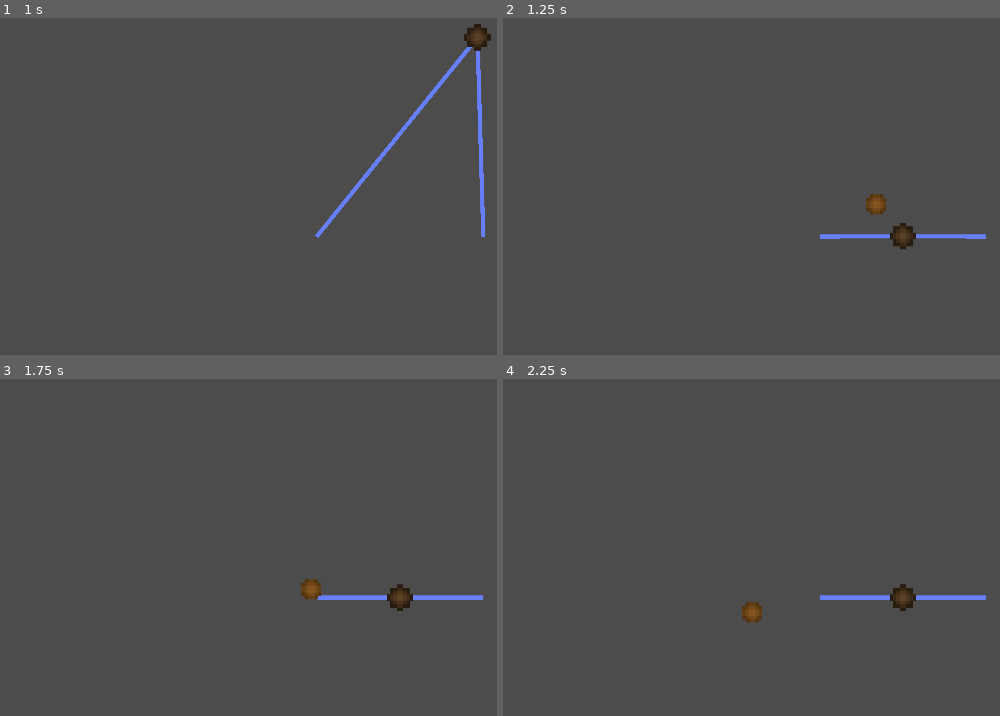
Above: before the commit, frames 1-4 (two rows, left to right).
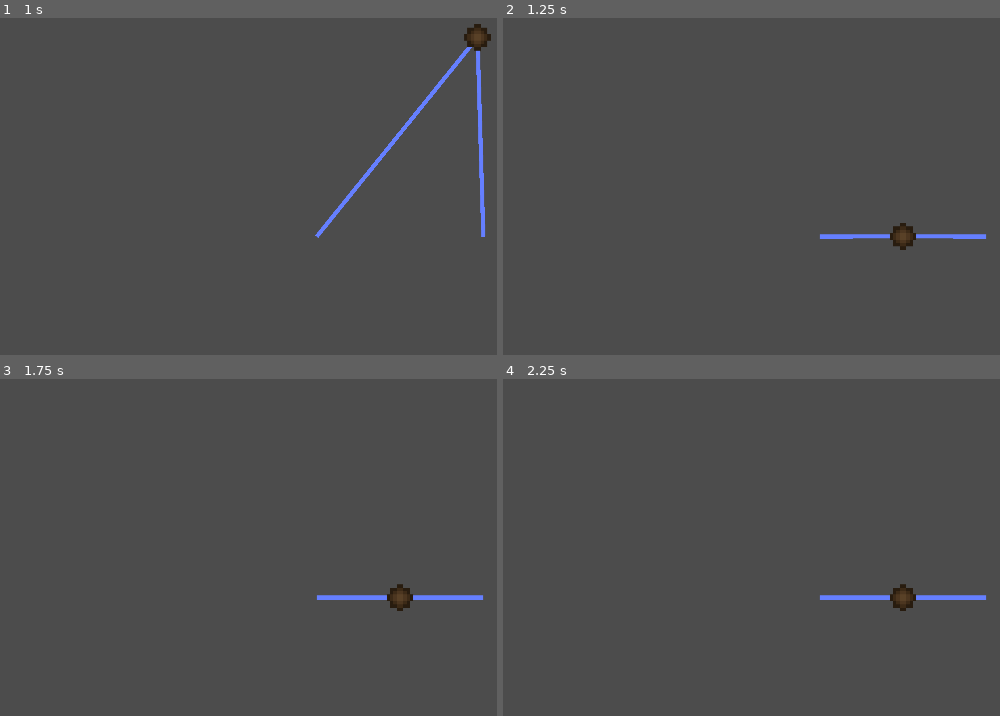
Above: after the commit, the same moments.

Repository: henryTschudy/AnglersDeep
Game: Godot game, scene res://scenes/slingshot_scene.tscn
Two runs of this game, one before a commit and one after it. Both use one fixed random seed, a clock stepped at 60 frames per second and the inputs below. This scene is started directly instead of the project's main scene.
Inputs (mouse positions are in pixels of both pictures, inside the frame that each line leads up to):
- Up to frame 1 (1 s): tap Enter at 0.5 s; drag from (397, 237) to (482, 31) at 0.52 s
- Up to frame 2 (1.25 s): no input
- Up to frame 3 (1.75 s): drag from (238, 513) to (357, 581) at 1.27 s
- Up to frame 4 (2.25 s): move the mouse to (985, 392) at 2.02 s; hold D (move_right) from 2.03 s (still down); hold Space (move_stop) from 2.03 s (still down); click (985, 392) at 2.17 s

Frame 1 is identical in both runs. In frame 2, 0.2% of the frame differs, in the area x 67-94%, y 52-69%; in frame 3, 0.2%; in frame 4, 0.2%.

Commit message:
fixed slingshot projectile
- Made the slingshot's projectile a sibling node instead of a child, so its movement is independent of the slingshot
- Reworked projectile movement logic
- Added drag to the projectile, so it slows down after launch
- Made projectile reset on drag

Diff:
--- a/scenes/slingshot_scene.tscn
+++ b/scenes/slingshot_scene.tscn
@@ -33,12 +33,14 @@
 [node name="slingshot_handle_collision_shape" type="CollisionShape2D" parent="slingshot"]
 shape = SubResource( 1 )
 
-[node name="projectile" type="KinematicBody2D" parent="slingshot"]
-position = Vector2( 0, -100 )
+[node name="projectile" type="KinematicBody2D" parent="."]
+position = Vector2( 960, 696 )
+collision_layer = 2
+collision_mask = 2
 
-[node name="projectile_sprite" type="Sprite" parent="slingshot/projectile"]
+[node name="projectile_sprite" type="Sprite" parent="projectile"]
 scale = Vector2( 8, 8 )
 texture = ExtResource( 1 )
 
-[node name="projectile_collision_shape" type="CollisionShape2D" parent="slingshot/projectile"]
+[node name="projectile_collision_shape" type="CollisionShape2D" parent="projectile"]
 shape = SubResource( 2 )
--- a/scripts/slingshot_handle.gd
+++ b/scripts/slingshot_handle.gd
@@ -6,54 +6,63 @@
 var RETURN_SPEED = 18
 var CORD_DISTANCE = 200
 var MOMENTUM_MULT = 1.5
-var PROJECTILE_SPEED_DIVISOR = 5
+var PROJECTILE_SPEED_DIVISOR = 0.5
+var PROJECTILE_DRAG = 0.025 #how quickly the projectile slows down after launch
 
 var being_dragged = false
 var movement = Vector2(0,0)
 var projectile_movement = Vector2(0,0)
 var projectile_target_position = Vector2(0,0)
-var base_position
+var base_position #initial position of the projectile, target, and slingshot sprite
 var last_vector = Vector2(0,0)
 var can_throw_projectile = true;
 var being_thrown = false
 
 onready var cord = get_node("cord")
 onready var target = get_node("target")
-onready var projectile = get_node("projectile")
+onready var projectile = get_parent().get_node("projectile")
 
-# Called when the node enters the scene tree for the first time.
+## Called when the node enters the scene tree for the first time.
 func _ready():
 	set_pickable(true) #allows object to detect mouse entering and exiting, should be true by default, this is here for clarity
-	base_position = global_position
+	base_position = position
 	target.visible = false
 	projectile.visible = false
+
+#func _input(event):
+#	if event is InputEventMouseButton:
+#		if event.button_index == BUTTON_LEFT and not event.pressed:
+#			being_dragged = false
 
 func _input_event(_viewport, event, _shape_idx): #for mouse events that specifically involve this object
 	if event is InputEventMouseButton:
 		if event.button_index == BUTTON_LEFT:
 			being_dragged = event.pressed
 
-func _input(event):
-	if event is InputEventMouseButton:
-		if event.button_index == BUTTON_LEFT and not event.pressed:
-			being_dragged = false
-
 func _physics_process(_delta):
 	if being_dragged:
+		#move slingshot to cursor
 		var new_position = get_viewport().get_mouse_position()
 		movement = DRAG_SPEED*(new_position - position)
+
+		#maybe delete later, resets projectile on drag
+		projectile.visible = false
+		projectile.position = base_position
+
 	else:
 		var momentum = MOMENTUM_MULT*last_vector
 		var direction = (base_position-position)  #not normalized, this is intentional
-		if (direction.length() < 0.1): #rounding down to prevent horrible bugs, not sure if necessary
+
+		if (direction.length() < 0.01): #rounding down to prevent horrible bugs, not sure if necessary
 			direction = Vector2(0,0)
 			momentum = Vector2(0,0)
-		var changed_direction = (last_vector + direction).length() < last_vector.length() + direction.length()
-		if (changed_direction && !projectile.visible):
+
+#		var changed_direction = (last_vector + direction).length() < last_vector.length() + direction.length()
+
+		#only launch projectile if the slingshot's been interacted with
+		if (!projectile.visible and position != base_position):
 			projectile.visible = true
-			projectile_target_position = target.position
-			projectile_movement = (target.position - base_position)/PROJECTILE_SPEED_DIVISOR
-			print("butt")
+			projectile_movement = (target.position)/PROJECTILE_SPEED_DIVISOR
 		last_vector = direction
 		movement = RETURN_SPEED*(direction + momentum)
 
@@ -64,18 +73,70 @@
 	target.position = 4*(base_position - position)
 	target.visible = being_dragged
 
+	#Move the projectile when it's visible
 	if projectile.visible:
+		projectile_movement = lerp(projectile_movement, Vector2.ZERO, PROJECTILE_DRAG) #slow down projectile over time
 		projectile.move_and_slide(projectile_movement)
-		if (projectile_movement.x > 0 && projectile_movement.x > projectile_target_position.x) || (projectile_movement.y > 0 && projectile_movement.y > projectile_target_position.y) || (projectile_movement.x < 0 && projectile_movement.x < projectile_target_position.x) || (projectile_movement.y < 0 && projectile_movement.y < projectile_target_position.y) || (projectile_movement.x == 0 && projectile_movement.y):
-			print("ass")
-			projectile.visible = false
-			projectile.position = base_position
 
 func manage_cord(): #yeah, this could be done a lot better
 	cord.points[0] = base_position-position-Vector2(CORD_DISTANCE,0)
 	#cord.points[1] = position
 	cord.points[2] = base_position-position+Vector2(CORD_DISTANCE,0)
 
-# Called every frame. 'delta' is the elapsed time since the previous frame.
-#func _process(delta):
-#	pass
+### og code below ###
+
+## Called when the node enters the scene tree for the first time.
+#func _ready():
+#	set_pickable(true) #allows object to detect mouse entering and exiting, should be true by default, this is here for clarity
+#	base_position = global_position
+#	target.visible = false
+#	projectile.visible = false
+
+#func _input_event(_viewport, event, _shape_idx): #for mouse events that specifically involve this object
+#	if event is InputEventMouseButton:
+#		if event.button_index == BUTTON_LEFT:
+#			being_dragged = event.pressed
+#
+#func _input(event):
+#	if event is InputEventMouseButton:
+#		if event.button_index == BUTTON_LEFT and not event.pressed:
+#			being_dragged = false
+#
+#func _physics_process(_delta):
+#	if being_dragged:
+#		var new_position = get_viewport().get_mouse_position()
+#		movement = DRAG_SPEED*(new_position - position)
+#	else:
+#		var momentum = MOMENTUM_MULT*last_vector
+#		var direction = (base_position-position)  #not normalized, this is intentional
+#		if (direction.length() < 0.1): #rounding down to prevent horrible bugs, not sure if necessary
+#			direction = Vector2(0,0)
+#			momentum = Vector2(0,0)
+#
+#		var changed_direction = (last_vector + direction).length() < last_vector.length() + direction.length()
+#		if (changed_direction && !projectile.visible):
+#			projectile.visible = true
+#			projectile_target_position = target.position
+#			projectile_movement = (target.position - base_position)/PROJECTILE_SPEED_DIVISOR
+#			print("butt")
+#		last_vector = direction
+#		movement = RETURN_SPEED*(direction + momentum)
+#
+#	move_and_slide(movement)
+#
+#	manage_cord()
+#
+#	target.position = 4*(base_position - position)
+#	target.visible = being_dragged
+#
+#	if projectile.visible:
+#		projectile.move_and_slide(projectile_movement)
+#		if (projectile_movement.x > 0 && projectile_movement.x > projectile_target_position.x) || (projectile_movement.y > 0 && projectile_movement.y > projectile_target_position.y) || (projectile_movement.x < 0 && projectile_movement.x < projectile_target_position.x) || (projectile_movement.y < 0 && projectile_movement.y < projectile_target_position.y) || (projectile_movement.x == 0 && projectile_movement.y):
+#			print("ass")
+#			projectile.visible = false
+#			projectile.position = base_position
+#
+#func manage_cord(): #yeah, this could be done a lot better
+#	cord.points[0] = base_position-position-Vector2(CORD_DISTANCE,0)
+#	#cord.points[1] = position
+#	cord.points[2] = base_position-position+Vector2(CORD_DISTANCE,0)
